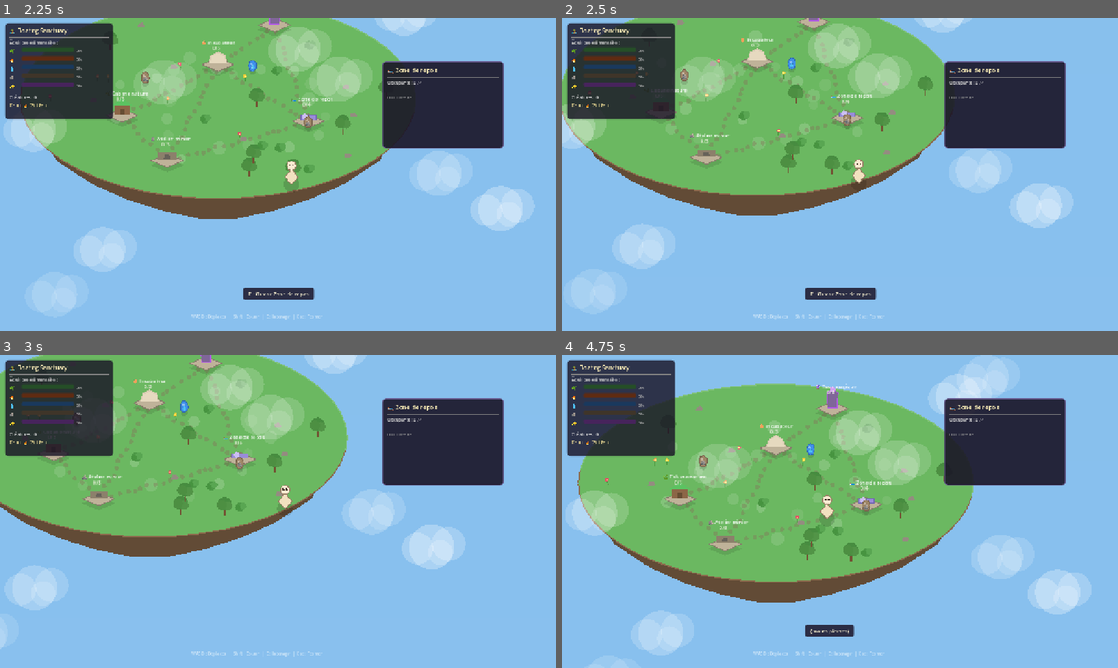
Above: before the commit, frames 1-4 (two rows, left to right).
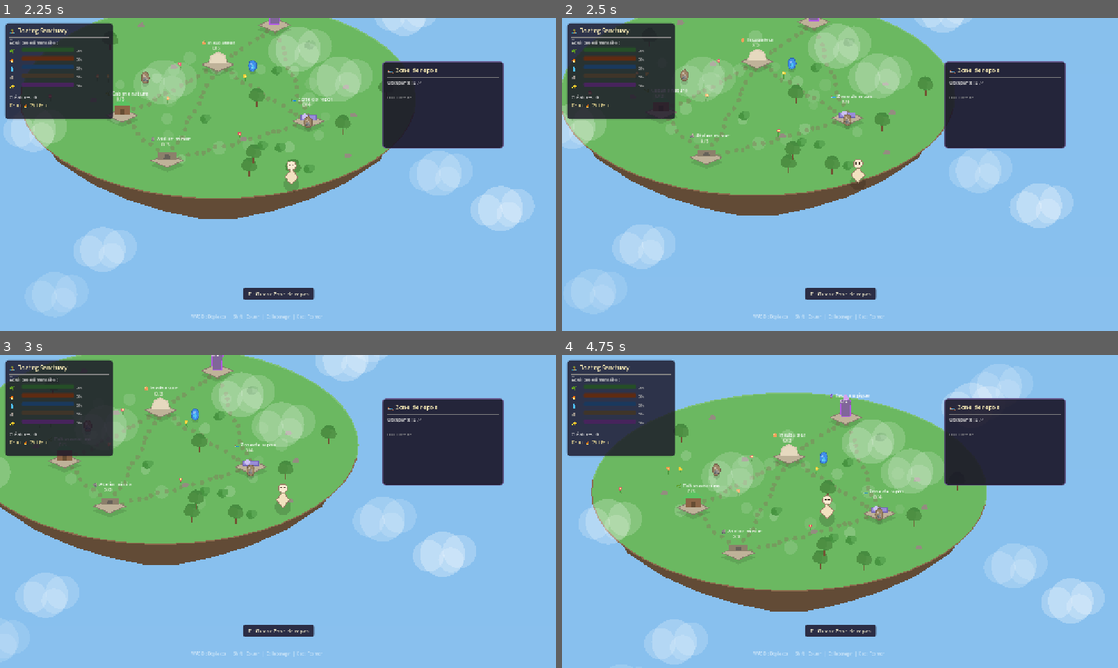
Above: after the commit, the same moments.

Repository: Wfontesd/cosygodot
Game: Godot game, scene res://scenes/main.tscn
Same seed, same stepped clock (60 frames per second), same inputs: the game is played once before the commit and once after it.
Inputs:
- Up to frame 1 (2.25 s): hold D (move_right) 0.53-1.28 s; hold E (interact) 0.53-1.28 s; hold S (move_down) 1.28-2.03 s; tap E (interact) at 1.35 s; hold D (move_right) from 2.03 s (still down); hold Shift (run) from 2.03 s (still down)
- Up to frame 2 (2.5 s): keep holding D (move_right); keep holding Shift (run); tap E (interact) at 2.3 s
- Up to frame 3 (3 s): release D (move_right) at 2.78 s; release Shift (run) at 2.78 s; hold W (move_up) from 2.78 s (still down); tap E (interact) at 2.85 s
- Up to frame 4 (4.75 s): release W (move_up) at 3.53 s; hold E (interact) 3.53-4.28 s; hold A (move_left) from 3.53 s (still down); tap Shift (run) at 4.35 s; tap E (interact) at 4.55 s

Frame 1 is identical in both runs. In frame 2, 0.3% of the frame differs, in the area x 0-92%, y 0-68%; in frame 3, 13%; in frame 4, 18%, in the area x 1-98%, y 1-100%.

Commit message:
Fix critical gameplay bugs: boundaries, interactions, creature management
- Add island boundary system: player and creatures are now clamped
  to the island ellipse and cannot walk off into the sky
- Fix interaction priority: bodies (creatures/buildings) now take
  precedence over areas (eggs), so pressing E near a creature opens
  the radial menu instead of picking up a nearby egg
- Creature boundaries: wander targets and movement are clamped to
  island bounds; creatures no longer drift off the edge
- Radial menu: building search now covers all buildings on the island
  (was limited to 200px radius), shows currently assigned building
- Creature visuals: larger collision radius (12px vs 8px), bigger
  sprites with element icons, improved energy bars
- Creature wander: removed spurious ISO_RATIO on velocity Y component
  that caused diagonal drift

Co-authored-by: Wfontesd <Wfontesd@users.noreply.github.com>

Diff:
--- a/scenes/creatures/creature.gd
+++ b/scenes/creatures/creature.gd
@@ -50,6 +50,8 @@
 		Enums.CreatureState.REST:
 			_process_rest(delta)
 
+	position = GameManager.clamp_to_island(position, 30.0)
+
 	var bob := sin(_bob_time) * 1.5 if velocity.length() > 1.0 else 0.0
 	if has_node("Visual"):
 		$Visual.position = Vector2(0, bob) + _instability_offset
@@ -72,11 +74,12 @@
 	if dist < 5.0 or _state_timer <= 0:
 		_change_state(Enums.CreatureState.IDLE)
 		return
-	velocity = Vector2(dir.x, dir.y * Enums.ISO_RATIO) * _speed * speed_mod
+	velocity = Vector2(dir.x, dir.y) * _speed * speed_mod
 	move_and_slide()
 
 func _process_work(delta: float, speed_mod: float) -> void:
 	if not assigned_building or not is_instance_valid(assigned_building):
+		assigned_building = null
 		_change_state(Enums.CreatureState.IDLE)
 		return
 	var target: Vector2 = assigned_building.global_position
@@ -106,6 +109,7 @@
 			var angle := randf() * TAU
 			var dist := randf_range(20.0, WANDER_RADIUS)
 			_target_pos = _wander_origin + Vector2(cos(angle) * dist, sin(angle) * dist * Enums.ISO_RATIO)
+			_target_pos = GameManager.clamp_to_island(_target_pos, 40.0)
 		Enums.CreatureState.WORK:
 			_state_timer = randf_range(4.0, 8.0)
 		Enums.CreatureState.REST:
@@ -124,14 +128,13 @@
 	var vis := Node2D.new()
 	vis.name = "Visual"
 	add_child(vis)
-	var creature_ref := self
 	vis.set_script(_make_draw_script())
 	vis.set_meta("creature_ref", self)
 
 func _build_collision() -> void:
 	var col := CollisionShape2D.new()
 	var shape := CircleShape2D.new()
-	shape.radius = 8.0
+	shape.radius = 12.0
 	col.shape = shape
 	col.position = Vector2(0, 2)
 	add_child(col)
@@ -150,7 +153,7 @@
 	var col: Color = Enums.ELEMENT_COLORS.get(elem, Color.WHITE)
 	var state: int = c_ref.current_state
 	# Shadow
-	draw_circle(Vector2(0, 6), 7.0, Color(0, 0, 0, 0.15))
+	draw_circle(Vector2(0, 8), 10.0, Color(0, 0, 0, 0.15))
 	# Body shape varies by element
 	match elem:
 		Enums.Element.PLANT:
@@ -164,63 +167,70 @@
 		Enums.Element.MAGIC:
 			_draw_magic(col)
 	# Eyes
-	draw_circle(Vector2(-3, -6), 1.5, Color.WHITE)
-	draw_circle(Vector2(3, -6), 1.5, Color.WHITE)
-	draw_circle(Vector2(-3, -6), 0.8, Color(0.15, 0.1, 0.1))
-	draw_circle(Vector2(3, -6), 0.8, Color(0.15, 0.1, 0.1))
+	draw_circle(Vector2(-4, -8), 2.5, Color.WHITE)
+	draw_circle(Vector2(4, -8), 2.5, Color.WHITE)
+	draw_circle(Vector2(-4, -8), 1.2, Color(0.15, 0.1, 0.1))
+	draw_circle(Vector2(4, -8), 1.2, Color(0.15, 0.1, 0.1))
 	# State indicator
 	if state == Enums.CreatureState.REST:
-		draw_string(ThemeDB.fallback_font, Vector2(-4, -18), "z", HORIZONTAL_ALIGNMENT_LEFT, -1, 8, Color(0.5, 0.5, 0.8))
+		draw_string(ThemeDB.fallback_font, Vector2(-6, -24), "zzz", HORIZONTAL_ALIGNMENT_LEFT, -1, 9, Color(0.5, 0.5, 0.8, 0.8))
 	elif state == Enums.CreatureState.WORK:
-		draw_string(ThemeDB.fallback_font, Vector2(-4, -18), "⚒", HORIZONTAL_ALIGNMENT_LEFT, -1, 8, col.darkened(0.2))
+		draw_string(ThemeDB.fallback_font, Vector2(-4, -24), "⚒", HORIZONTAL_ALIGNMENT_LEFT, -1, 10, col.darkened(0.2))
 	# Energy bar
 	var energy_pct: float = c_ref.energy / 100.0
-	draw_rect(Rect2(-8, -22, 16, 2), Color(0.2, 0.2, 0.2))
-	draw_rect(Rect2(-8, -22, 16 * energy_pct, 2), Color(0.3, 0.9, 0.3) if energy_pct > 0.3 else Color(0.9, 0.3, 0.2))
+	draw_rect(Rect2(-10, -28, 20, 3), Color(0.15, 0.15, 0.15, 0.7))
+	var bar_color := Color(0.3, 0.9, 0.3) if energy_pct > 0.3 else Color(0.9, 0.3, 0.2)
+	draw_rect(Rect2(-10, -28, 20 * energy_pct, 3), bar_color)
+	# Element icon above
+	var icon: String = Enums.ELEMENT_ICONS.get(elem, "")
+	draw_string(ThemeDB.fallback_font, Vector2(-5, -32), icon, HORIZONTAL_ALIGNMENT_LEFT, -1, 10)
 
 func _draw_plant(col: Color):
 	var body := PackedVector2Array([
-		Vector2(0, -10), Vector2(9, 0), Vector2(6, 8),
-		Vector2(0, 10), Vector2(-6, 8), Vector2(-9, 0)
+		Vector2(0, -14), Vector2(12, 0), Vector2(8, 10),
+		Vector2(0, 14), Vector2(-8, 10), Vector2(-12, 0)
 	])
 	draw_colored_polygon(body, col)
-	draw_polyline(body + PackedVector2Array([body[0]]), col.darkened(0.3), 1.0)
-	# Leaf accent
-	draw_line(Vector2(0, -10), Vector2(5, -15), col.lightened(0.3), 2.0)
-	draw_line(Vector2(0, -10), Vector2(-4, -14), col.lightened(0.3), 2.0)
+	draw_polyline(body + PackedVector2Array([body[0]]), col.darkened(0.3), 1.5)
+	draw_line(Vector2(0, -14), Vector2(6, -20), col.lightened(0.3), 2.5)
+	draw_line(Vector2(0, -14), Vector2(-5, -19), col.lightened(0.3), 2.5)
 
 func _draw_fire(col: Color):
 	var body := PackedVector2Array([
-		Vector2(0, -14), Vector2(8, -4), Vector2(6, 6),
-		Vector2(0, 10), Vector2(-6, 6), Vector2(-8, -4)
+		Vector2(0, -16), Vector2(10, -4), Vector2(8, 8),
+		Vector2(0, 14), Vector2(-8, 8), Vector2(-10, -4)
 	])
 	draw_colored_polygon(body, col)
-	# Flame crest
 	var flame := PackedVector2Array([
-		Vector2(-4, -12), Vector2(0, -20), Vector2(4, -12)
+		Vector2(-5, -14), Vector2(0, -24), Vector2(5, -14)
 	])
 	draw_colored_polygon(flame, col.lightened(0.3))
+	var flame2 := PackedVector2Array([
+		Vector2(-2, -16), Vector2(0, -20), Vector2(2, -16)
+	])
+	draw_colored_polygon(flame2, Color(1.0, 0.9, 0.4))
 
 func _draw_water(col: Color):
-	# Rounded blob
-	draw_circle(Vector2(0, 0), 10.0, col)
-	draw_circle(Vector2(-3, -3), 4.0, col.lightened(0.25))
+	draw_circle(Vector2(0, 0), 13.0, col)
+	draw_circle(Vector2(-4, -4), 5.0, col.lightened(0.25))
+	draw_circle(Vector2(3, 2), 3.0, col.lightened(0.15))
 
 func _draw_rock(col: Color):
 	var body := PackedVector2Array([
-		Vector2(-8, -6), Vector2(0, -10), Vector2(8, -6),
-		Vector2(10, 2), Vector2(6, 8), Vector2(-6, 8), Vector2(-10, 2)
+		Vector2(-10, -8), Vector2(0, -14), Vector2(10, -8),
+		Vector2(12, 3), Vector2(8, 10), Vector2(-8, 10), Vector2(-12, 3)
 	])
 	draw_colored_polygon(body, col)
-	draw_polyline(body + PackedVector2Array([body[0]]), col.darkened(0.3), 1.5)
+	draw_polyline(body + PackedVector2Array([body[0]]), col.darkened(0.3), 2.0)
+	draw_line(Vector2(-4, -6), Vector2(-2, 4), col.darkened(0.15), 1.5)
 
 func _draw_magic(col: Color):
-	draw_circle(Vector2(0, 0), 9.0, col.lightened(0.1))
-	# Crystal accents
-	for i in 3:
-		var angle := i * TAU / 3.0 + Time.get_ticks_msec() * 0.002
-		var p := Vector2(cos(angle) * 12, sin(angle) * 8)
-		draw_circle(p, 3.0, col.lightened(0.4))
+	draw_circle(Vector2(0, 0), 12.0, col.lightened(0.1))
+	for i in 4:
+		var angle := i * TAU / 4.0 + Time.get_ticks_msec() * 0.002
+		var p := Vector2(cos(angle) * 15, sin(angle) * 10)
+		draw_circle(p, 3.5, col.lightened(0.4))
+	draw_circle(Vector2(0, -2), 4.0, Color(1, 1, 1, 0.3))
 
 func _process(_d):
 	queue_redraw()
--- a/scenes/player/player.gd
+++ b/scenes/player/player.gd
@@ -23,6 +23,8 @@
 	if input.length() > 0.1:
 		_facing = input.normalized()
 	move_and_slide()
+
+	position = GameManager.clamp_to_island(position, 20.0)
 
 	_bob_time += delta * (8.0 if is_running else 5.0)
 	var bob_offset := sin(_bob_time) * 2.0 if velocity.length() > 1.0 else 0.0
@@ -55,16 +57,20 @@
 
 func _update_interaction_target() -> void:
 	var area: Area2D = $InteractionArea
-	var best = null
-	var best_dist := 9999.0
+	var best_body = null
+	var best_body_dist := 9999.0
+	var best_area_target = null
+	var best_area_dist := 9999.0
 
 	for body in area.get_overlapping_bodies():
 		if body == self:
 			continue
+		if not body.has_method("get_interaction_type"):
+			continue
 		var d := global_position.distance_to(body.global_position)
-		if d < best_dist:
-			best_dist = d
-			best = body
+		if d < best_body_dist:
+			best_body_dist = d
+			best_body = body
 
 	for a in area.get_overlapping_areas():
 		var target_node = a
@@ -75,9 +81,11 @@
 		if not target_node.has_method("get_interaction_type"):
 			continue
 		var d := global_position.distance_to(target_node.global_position)
-		if d < best_dist:
-			best_dist = d
-			best = target_node
+		if d < best_area_dist:
+			best_area_dist = d
+			best_area_target = target_node
+
+	var best = best_body if best_body else best_area_target
 
 	if best != current_target:
 		current_target = best
--- a/scenes/ui/hud.gd
+++ b/scenes/ui/hud.gd
@@ -397,11 +397,22 @@
 	var sep := HSeparator.new()
 	_radial_content.add_child(sep)
 
-	var nearby := GameManager.get_nearby_buildings(creature.global_position, 200.0)
+	if creature.assigned_building and is_instance_valid(creature.assigned_building):
+		var ab = creature.assigned_building
+		var ab_icon = Enums.BUILDING_ICONS.get(ab.building_type, "")
+		var ab_name = Enums.BUILDING_NAMES.get(ab.building_type, "?")
+		var assigned_label := Label.new()
+		assigned_label.text = "Assigné : " + str(ab_icon) + " " + str(ab_name)
+		assigned_label.add_theme_font_size_override("font_size", 10)
+		assigned_label.add_theme_color_override("font_color", Color(0.6, 0.9, 0.6))
+		_radial_content.add_child(assigned_label)
+
+	var all_buildings := GameManager.buildings
 	var options: Array = []
-	for b in nearby:
+	for b in all_buildings:
 		if not b.is_full() and b.building_type != Enums.BuildingType.INCUBATOR:
-			options.append(b)
+			if b != creature.assigned_building:
+				options.append(b)
 
 	if options.is_empty():
 		var no_opt := Label.new()
--- a/scripts/game_manager.gd
+++ b/scripts/game_manager.gd
@@ -22,6 +22,23 @@
 const EGG_SPAWN_INTERVAL := 12.0
 const MAX_EGGS := 8
 const ISLAND_RADIUS := 350.0
+const ISLAND_RATIO := 0.5
+
+static func is_on_island(pos: Vector2) -> bool:
+	var rx := ISLAND_RADIUS
+	var ry := ISLAND_RADIUS * ISLAND_RATIO
+	return (pos.x * pos.x) / (rx * rx) + (pos.y * pos.y) / (ry * ry) <= 1.0
+
+static func clamp_to_island(pos: Vector2, margin: float = 10.0) -> Vector2:
+	var rx := ISLAND_RADIUS - margin
+	var ry := (ISLAND_RADIUS - margin) * ISLAND_RATIO
+	var nx := pos.x / maxf(rx, 1.0)
+	var ny := pos.y / maxf(ry, 1.0)
+	var d := nx * nx + ny * ny
+	if d > 1.0:
+		var scale := 1.0 / sqrt(d)
+		return Vector2(nx * scale * rx, ny * scale * ry)
+	return pos
 
 func _ready() -> void:
 	_setup_inputs()
